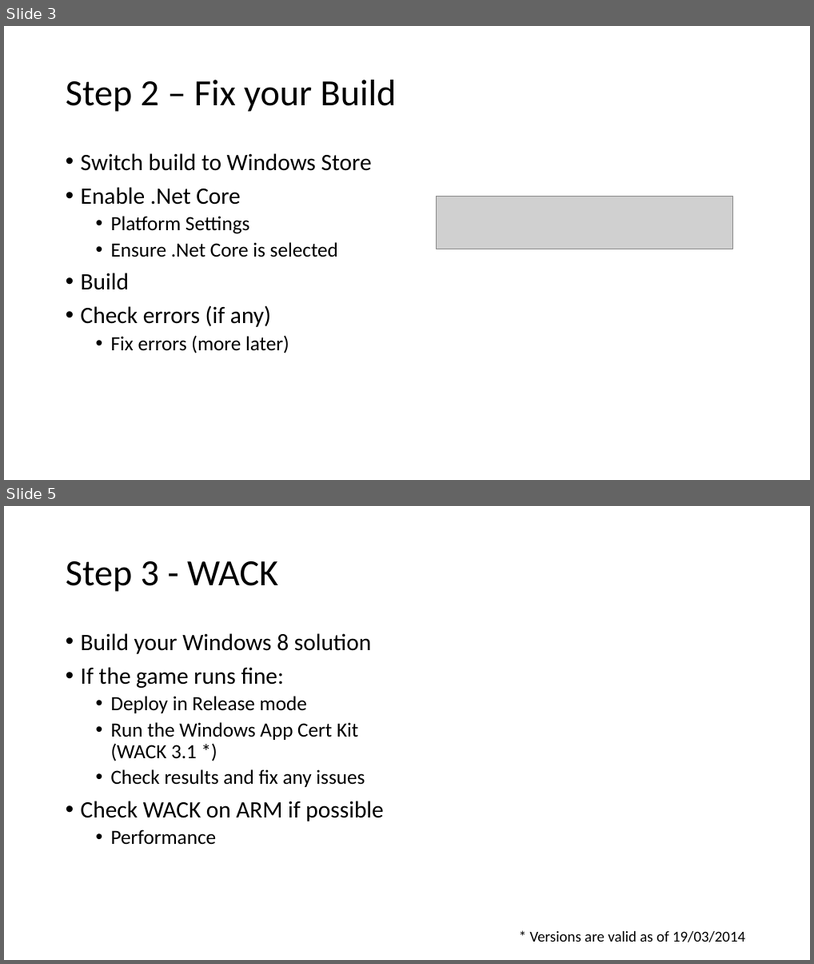
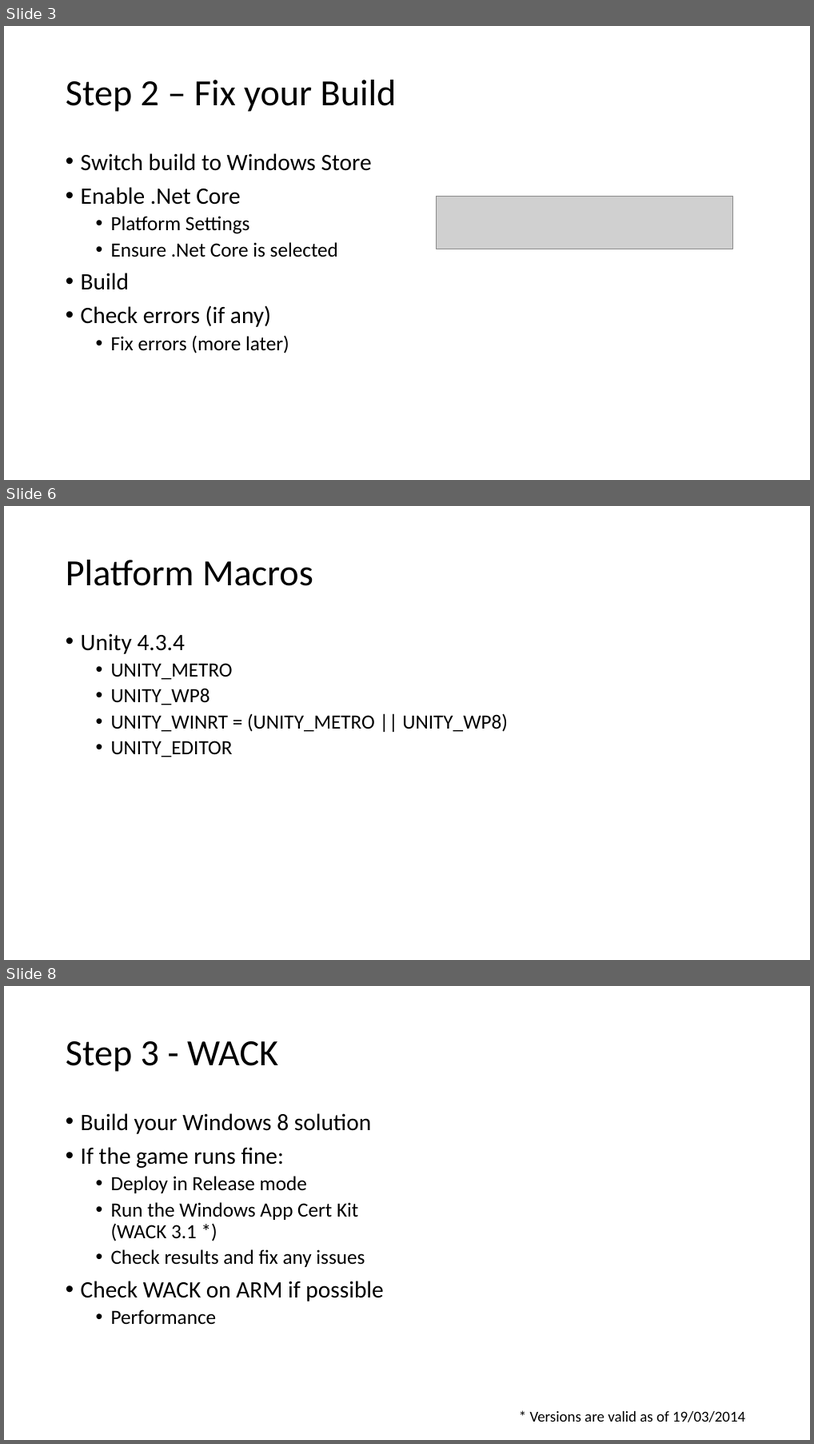
Before and after one commit to quandtm/UnityWin8Porting, a slide deck: PortingUnity_Win8.pptx. Shown one above the other, each under a label of ours: slides 3 and 5 before the commit, slides 3, 6 and 8 after it; the slides between them are not shown. The pictures are 814x964 and 814x1444 pixels, drawn with LibreOffice and Linux fonts; fonts in the diff are those of the drawing; grey boxes stand for pictures. Boxes give left, top, right and bottom in pixels: in the first picture for what was removed or moved away, otherwise in the second. Text is boxed around its words. In the diff, an @@ line names an element or a change of style, - is before the commit and + after.

```diff
--- a/PortingUnity_Win8.pptx
+++ b/PortingUnity_Win8.pptx
@@ slide 6 added at (4,506,810,960), background #FFFFFF @@
@@ title added at (66,560,314,586), 44 pt, text #000000 @@
+Platform Macros
@@ text added at (81,633,508,757), 24 pt, text #000000 @@
+• Unity 4.3.4
+  • UNITY_METRO
+  • UNITY_WP8
+  • UNITY_WINRT = (UNITY_METRO || UNITY_WP8)
+  • UNITY_EDITOR
@@ what was slide 5 is now slide 8 @@
```
Also in this commit, not shown: 3 slides changed, 3 other slides added.
